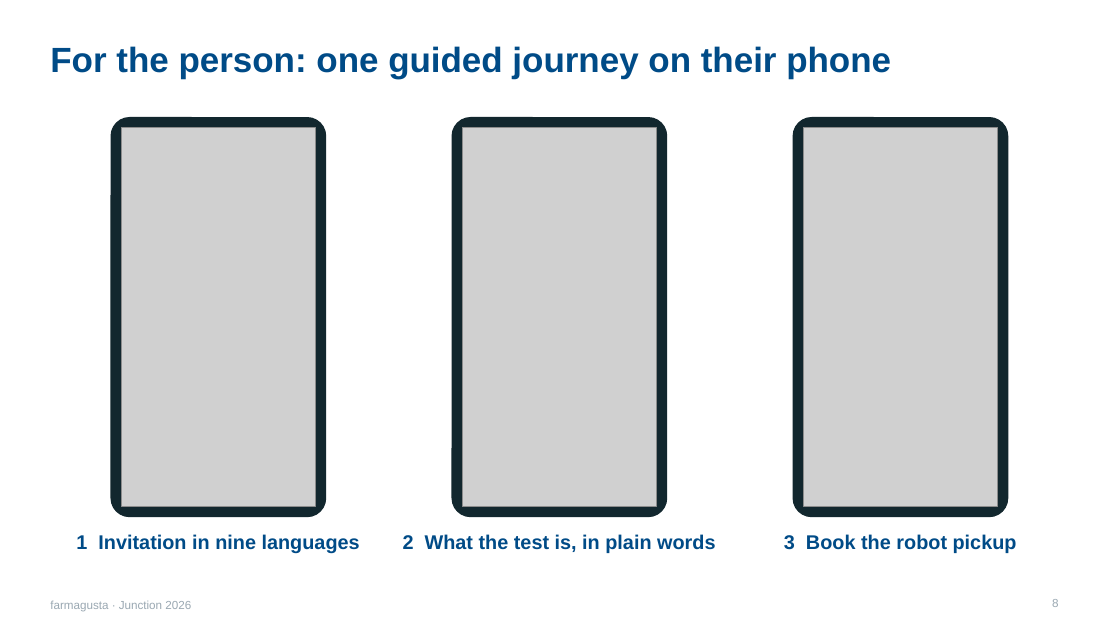
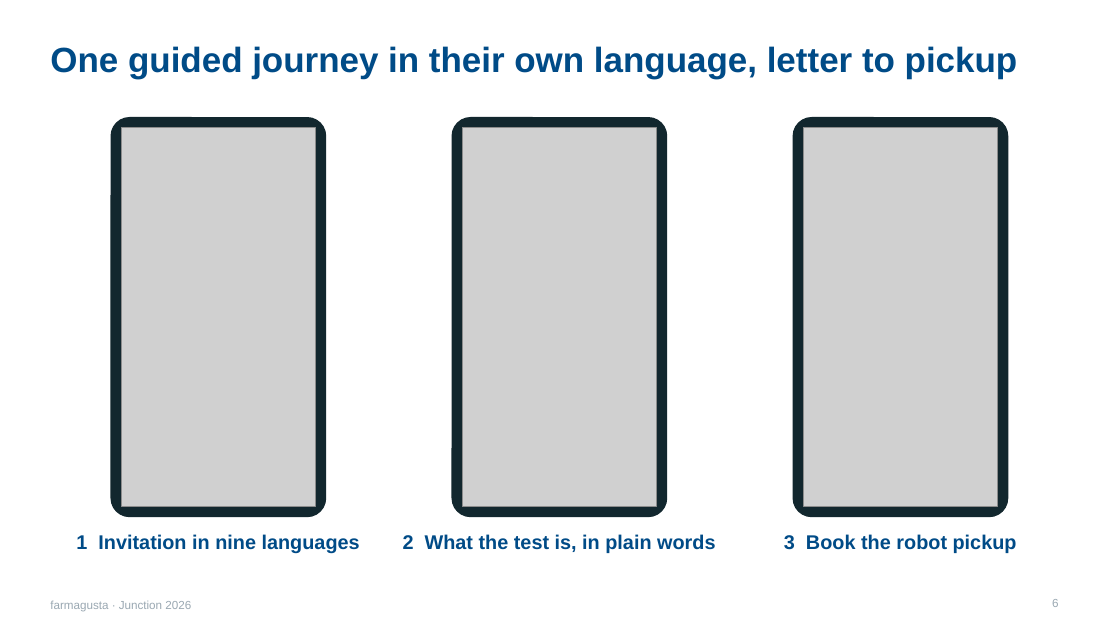
Before and after one commit to rromppanen/junction26, a slide deck: slide 6 of docs/pitch/farmagusta-screening-attendance.pptx (slide 8 before the commit). Drawn at 1120x630 pixels with LibreOffice and Linux fonts; fonts in the diff are those of the drawing; grey boxes stand for pictures. Boxes give left, top, right and bottom in pixels: in the first picture for what was removed or moved away, otherwise in the second. Text is boxed around its words. In the diff, an @@ line names an element or a change of style, - is before the commit and + after.

```diff
--- a/docs/pitch/farmagusta-screening-attendance.pptx
+++ b/docs/pitch/farmagusta-screening-attendance.pptx
@@ title at bbox=[50, 46, 1018, 79]: text changed @@
-For the person: one guided journey on their phone
+One guided journey in their own language, letter to pickup
```
Also in this commit, not shown: 9 other slides changed.
